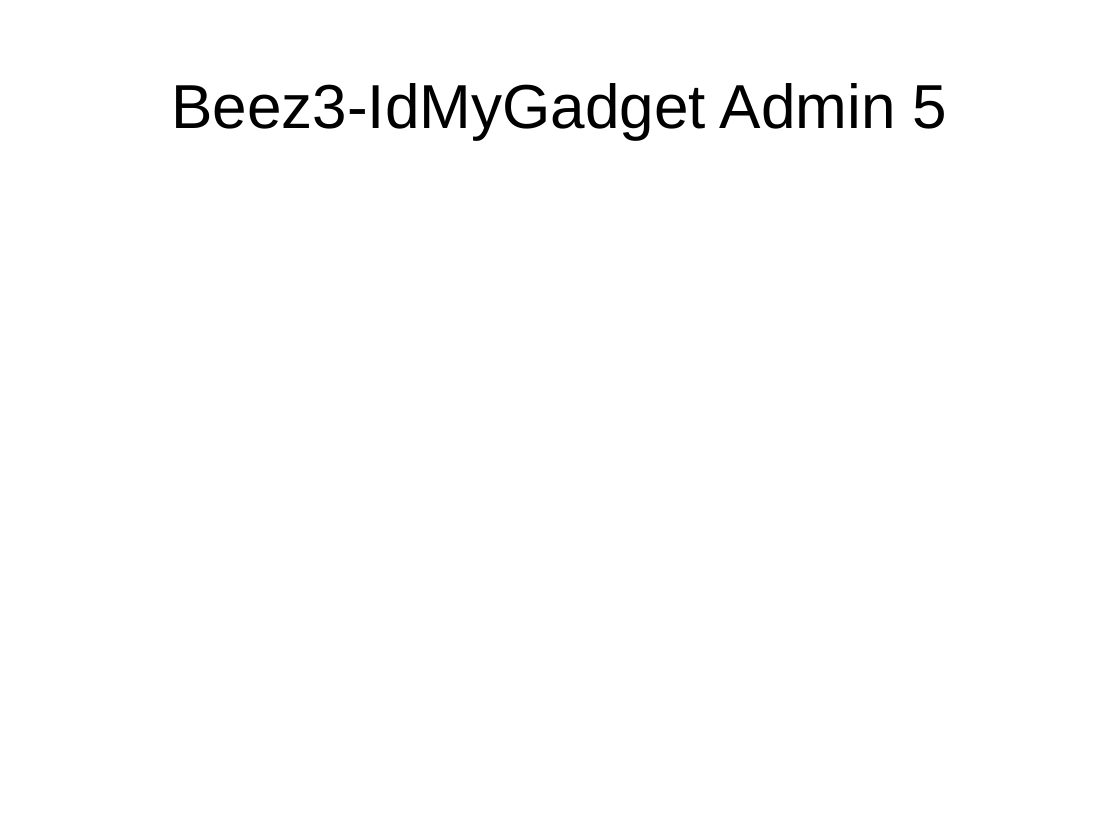
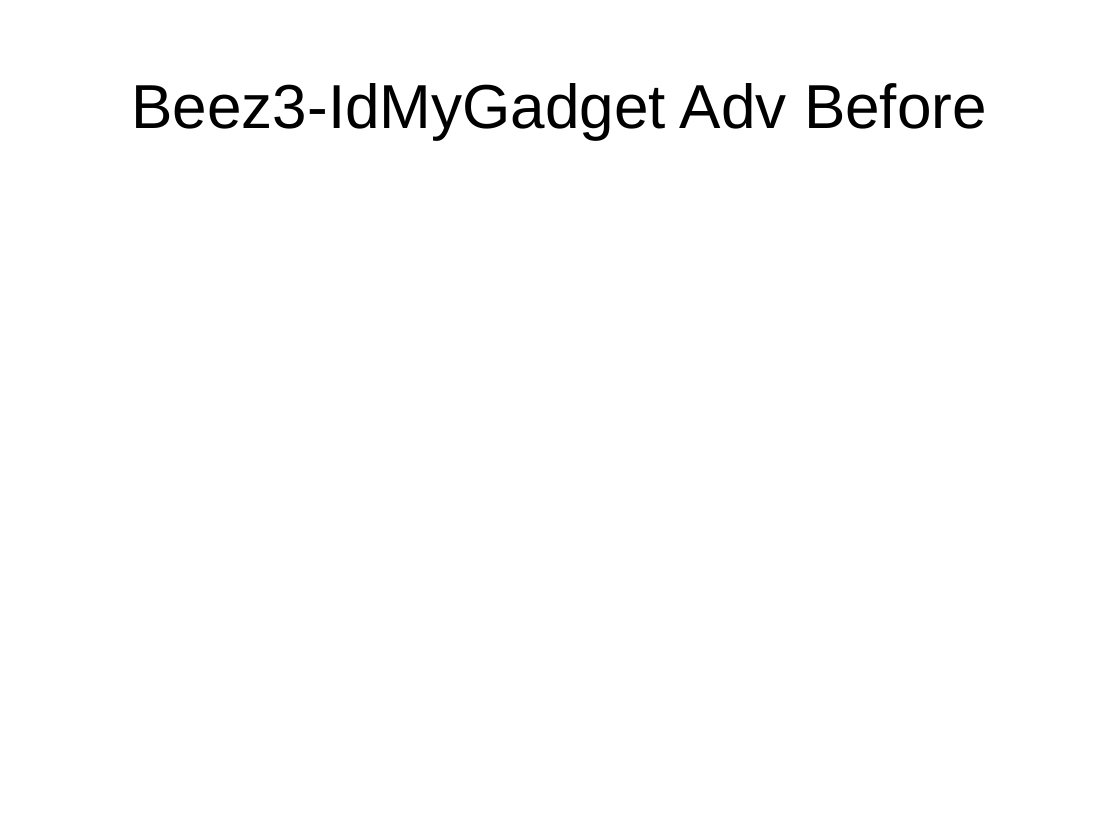
Before and after one commit to tomwhartung/jmws_accoutrements, a slide deck: slide 21 of presentations/2015_09-Joomla/Device_Detection-In_Protostar_and_Beez3.odp. Drawn at 1120x840 pixels with LibreOffice and Linux fonts; fonts in the diff are those of the drawing. Boxes give left, top, right and bottom in pixels: in the first picture for what was removed or moved away, otherwise in the second. Text is boxed around its words. In the diff, an @@ line names an element or a change of style, - is before the commit and + after.

Commit message:
Added before and after shots of the Advanced tab for protostar templates.

```diff
--- a/presentations/2015_09-Joomla/Device_Detection-In_Protostar_and_Beez3.odp
+++ b/presentations/2015_09-Joomla/Device_Detection-In_Protostar_and_Beez3.odp
@@ title at (132,83,987,139): text changed @@
-Beez3-IdMyGadget Admin 5
+Beez3-IdMyGadget Adv Before
```
Also in this commit, not shown: 1 other slide changed, 4 slides added, 1 slide removed, 3 other files.
